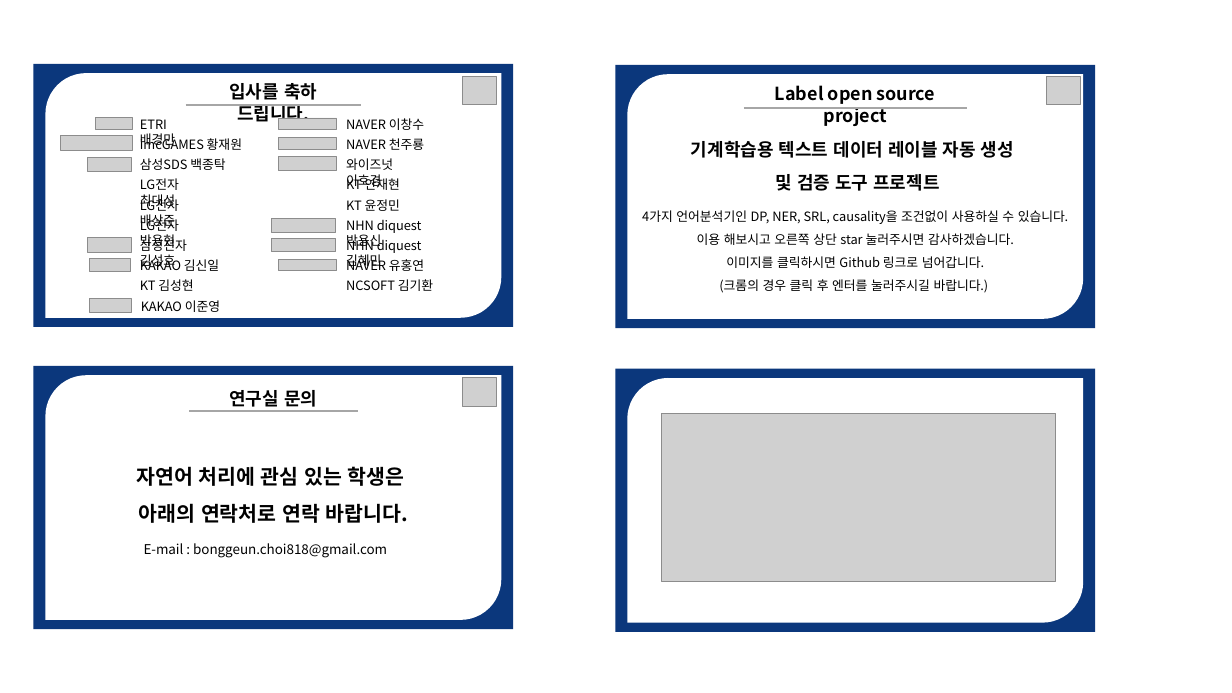
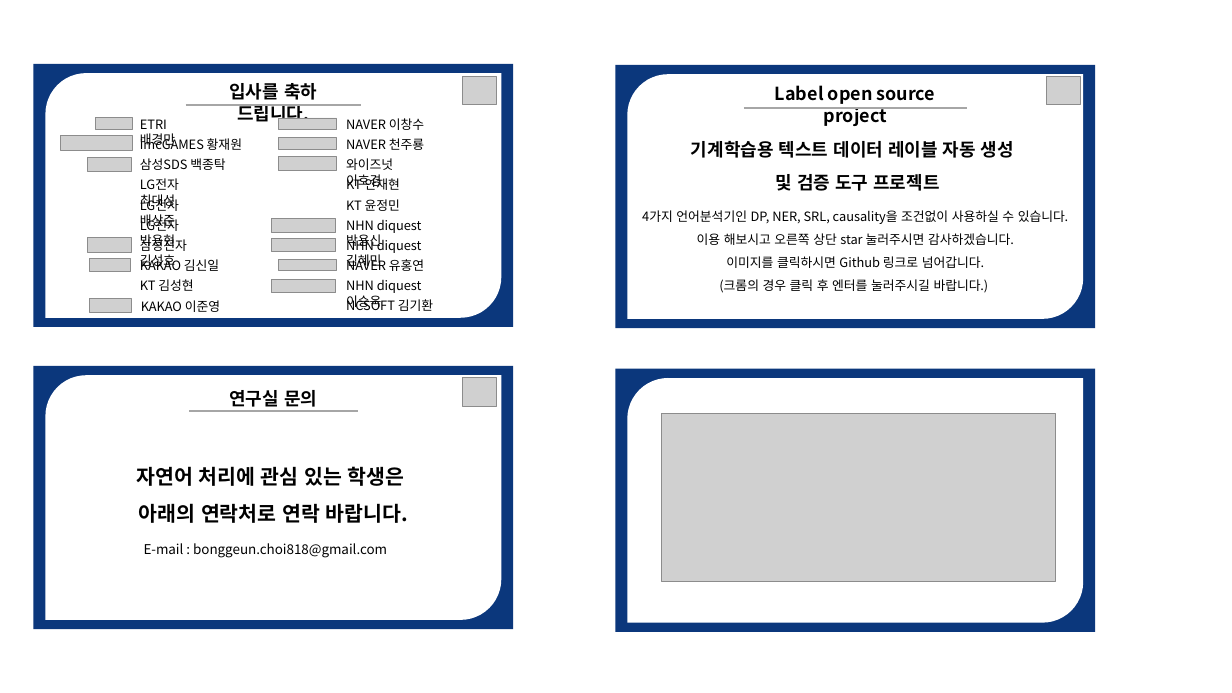
Before and after one commit to bg-choi/NLPlab-skku.github.io, a slide deck: slide 1 of assets/img/notice_panel-3.pptx. Drawn at 1232x693 pixels with LibreOffice and Linux fonts; fonts in the diff are those of the drawing; grey boxes stand for pictures; background and template pictures are left out. Boxes give left, top, right and bottom in pixels: in the first picture for what was removed or moved away, otherwise in the second. Text is boxed around its words. In the diff, an @@ line names an element or a change of style, - is before the commit and + after.

```diff
--- a/assets/img/notice_panel-3.pptx
+++ b/assets/img/notice_panel-3.pptx
@@ picture added at [271, 279, 335, 293] @@
@@ text "NCSOFT 김기환" rewrapped from [346, 279, 433, 291] to [398, 299, 433, 311] @@
@@ text added at [346, 280, 422, 310], 10 pt, text #000000 @@
+NHN diquest 이승욱
```
Also in this commit, not shown: 1 other file.
